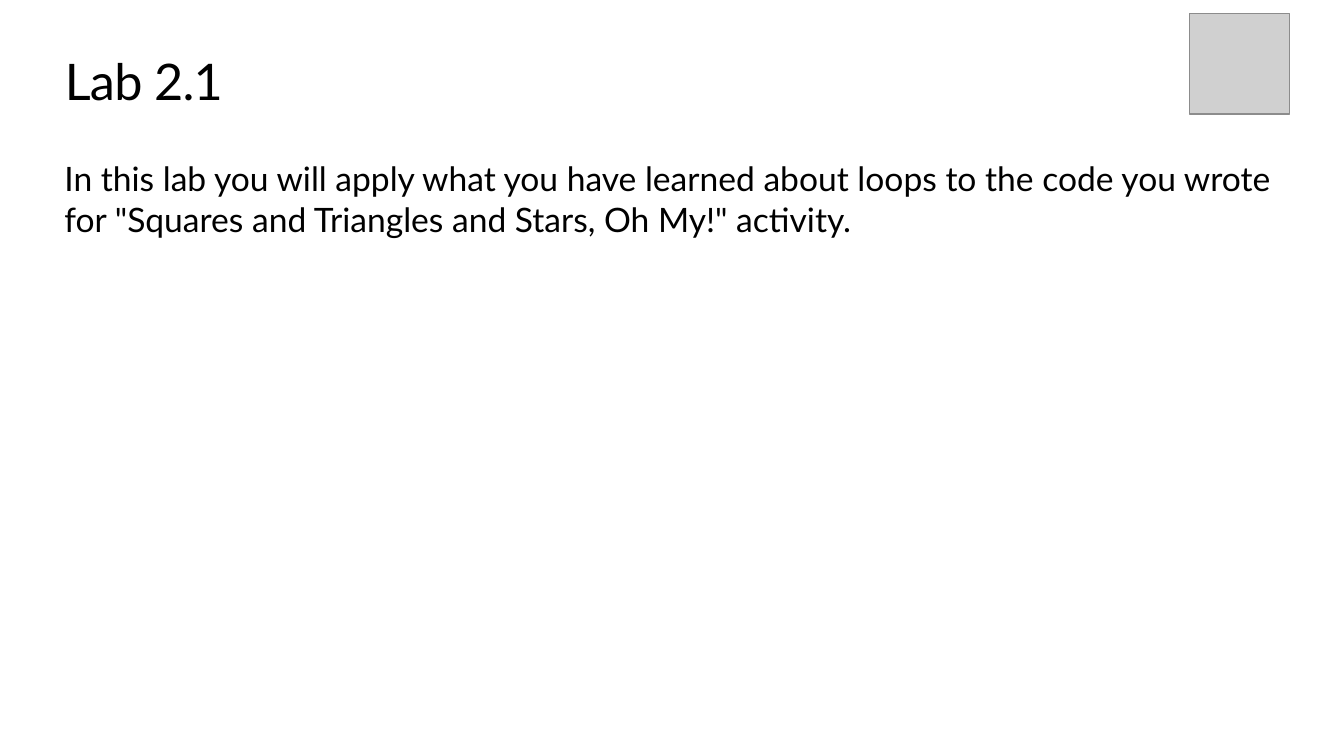
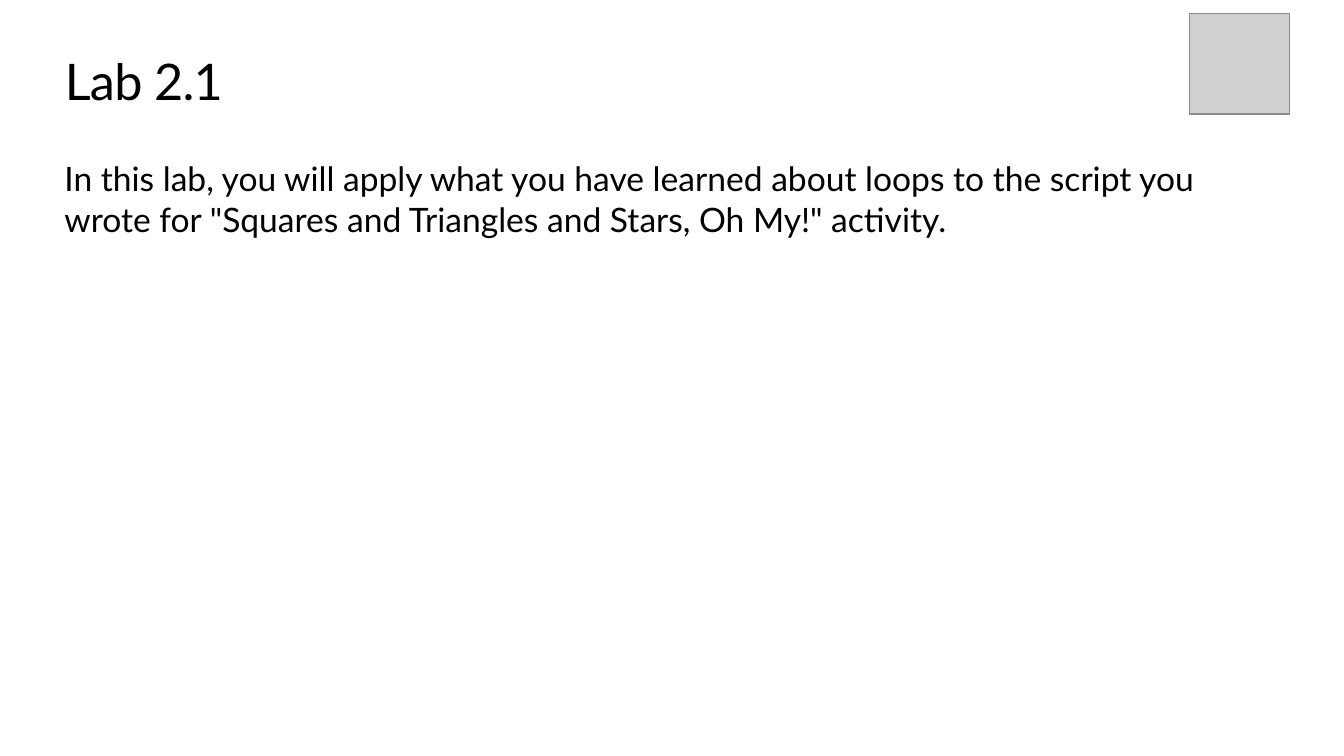
Before and after one commit to TEALSK12/introduction-to-computer-science, a slide deck: slide 7 of docs/slidedecks/TEALS SNAP 2.1.pptx. Drawn at 1344x756 pixels with LibreOffice and Linux fonts; fonts in the diff are those of the drawing; grey boxes stand for pictures; background and template pictures are left out. Boxes give left, top, right and bottom in pixels: in the first picture for what was removed or moved away, otherwise in the second. Text is boxed around its words. In the diff, an @@ line names an element or a change of style, - is before the commit and + after.

```diff
--- a/docs/slidedecks/TEALS SNAP 2.1.pptx
+++ b/docs/slidedecks/TEALS SNAP 2.1.pptx
@@ text at box(64, 166, 1194, 238): text changed @@
-In this lab you will apply what you have learned about loops to the code you wrote for "Squares and Triangles and Stars, Oh My!" activity.
+In this lab, you will apply what you have learned about loops to the script you wrote for "Squares and Triangles and Stars, Oh My!" activity.
```
Also in this commit, not shown: 6 other slides changed, 28 other files.
